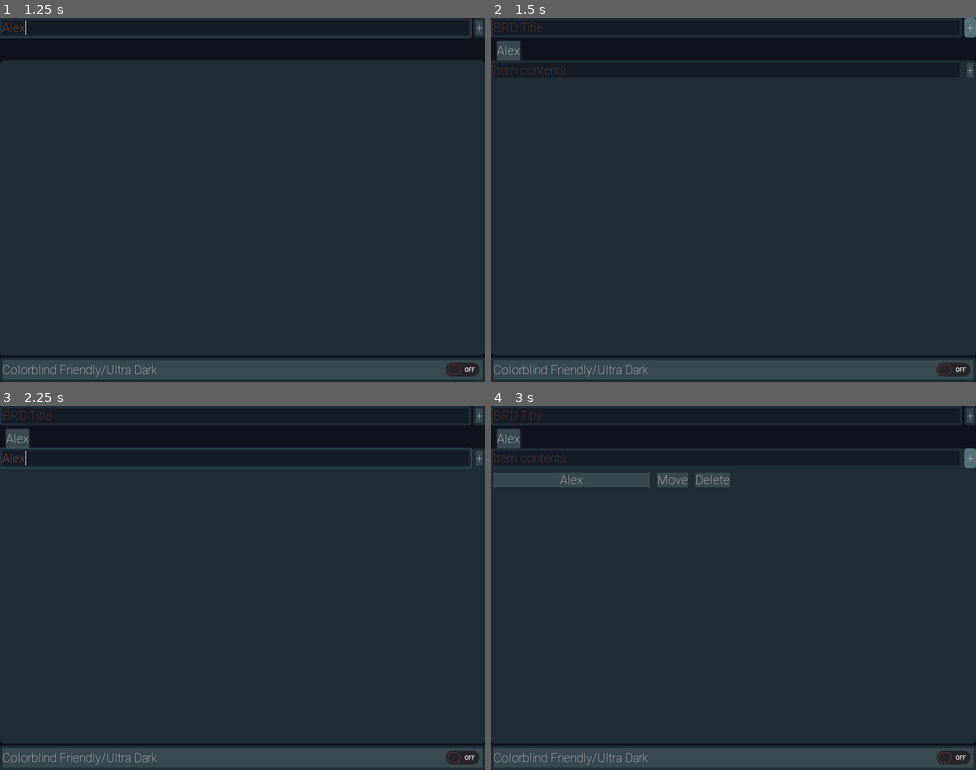
Above: before the commit, frames 1-4 (two rows, left to right).
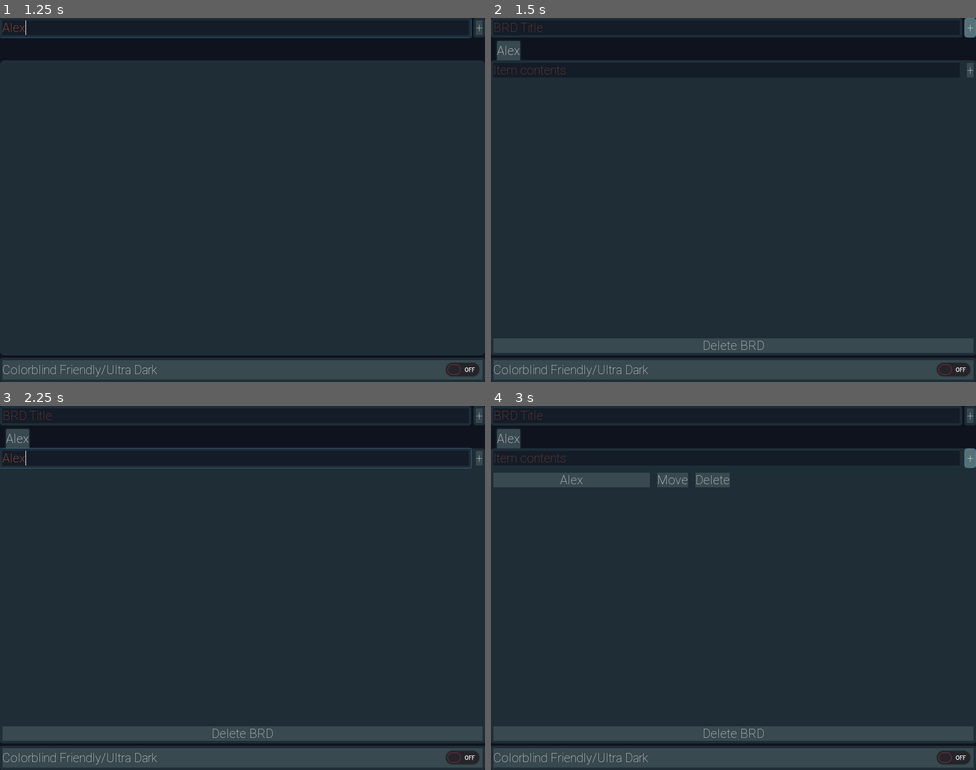
Above: after the commit, the same moments.

Repository: FunNoober/BRD-Sharp
Game: Godot game, scene res://assets/scenes/Main.tscn
The game is run twice, just before and just after one commit, with the same random seed, the same clock (stepped at 60 frames per second) and the same inputs.
Inputs (mouse positions are in pixels of both pictures, inside the frame that each line leads up to):
- Up to frame 1 (1.25 s): click (237, 28) at 0.52 s; type "Alex" at 0.6 s
- Up to frame 2 (1.5 s): click "+" at 1.25 s
- Up to frame 3 (2.25 s): click (237, 456) at 2.02 s; type "Alex" at 2.1 s
- Up to frame 4 (3 s): click "+" at 2.75 s

Frame 1 is identical in both runs. In frame 2, 4.0% of the frame differs, in the area x 0-100%, y 88-93%; in frame 3, 4.0%; in frame 4, 4.0%.

Commit message:
Added Ability to Delete BRDs

Diff:
--- a/assets/prefabs/NewBRD.tscn
+++ b/assets/prefabs/NewBRD.tscn
@@ -32,19 +32,19 @@
 [node name="Columns" type="HBoxContainer" parent="VBoxContainer"]
 margin_top = 28.0
 margin_right = 1024.0
-margin_bottom = 600.0
+margin_bottom = 576.0
 size_flags_horizontal = 3
 size_flags_vertical = 3
 
 [node name="ToDoColumnScrollContainer" type="ScrollContainer" parent="VBoxContainer/Columns"]
 margin_right = 510.0
-margin_bottom = 572.0
+margin_bottom = 548.0
 size_flags_horizontal = 3
 size_flags_vertical = 3
 
 [node name="ToDoColumn" type="VBoxContainer" parent="VBoxContainer/Columns/ToDoColumnScrollContainer"]
 margin_right = 510.0
-margin_bottom = 572.0
+margin_bottom = 548.0
 rect_pivot_offset = Vector2( -454, 111 )
 size_flags_horizontal = 3
 size_flags_vertical = 3
@@ -52,15 +52,31 @@
 [node name="DoneColumnScrollContainer" type="ScrollContainer" parent="VBoxContainer/Columns"]
 margin_left = 514.0
 margin_right = 1024.0
-margin_bottom = 572.0
+margin_bottom = 548.0
 size_flags_horizontal = 3
 size_flags_vertical = 3
 
 [node name="DoneColumn" type="VBoxContainer" parent="VBoxContainer/Columns/DoneColumnScrollContainer"]
 margin_right = 510.0
-margin_bottom = 572.0
+margin_bottom = 548.0
 rect_pivot_offset = Vector2( -454, 111 )
 size_flags_horizontal = 3
 size_flags_vertical = 3
 
+[node name="DeleteBRDButton" type="Button" parent="VBoxContainer"]
+margin_top = 580.0
+margin_right = 1024.0
+margin_bottom = 600.0
+text = "Delete BRD"
+
+[node name="ConfirmationDialog" type="ConfirmationDialog" parent="."]
+visible = true
+margin_left = 473.0
+margin_top = 199.0
+margin_right = 673.0
+margin_bottom = 269.0
+dialog_text = "Are you sure?"
+
 [connection signal="pressed" from="VBoxContainer/HBoxContainer/AddItemButton" to="." method="_on_AddItemButton_pressed"]
+[connection signal="pressed" from="VBoxContainer/DeleteBRDButton" to="." method="_on_DeleteBRDButton_pressed"]
+[connection signal="confirmed" from="ConfirmationDialog" to="." method="_on_ConfirmationDialog_confirmed"]
--- a/assets/scenes/Main.tscn
+++ b/assets/scenes/Main.tscn
@@ -18,26 +18,26 @@
 anchor_bottom = 1.0
 
 [node name="TopMainBar" type="HBoxContainer" parent="MainContainer"]
-margin_right = 800.0
+margin_right = 1024.0
 margin_bottom = 32.0
 
 [node name="NewBRDText" type="LineEdit" parent="MainContainer/TopMainBar"]
-margin_right = 777.0
+margin_right = 1001.0
 margin_bottom = 32.0
 size_flags_horizontal = 3
 size_flags_vertical = 3
 placeholder_text = "BRD Title"
 
 [node name="AddBRDButton" type="Button" parent="MainContainer/TopMainBar"]
-margin_left = 781.0
-margin_right = 800.0
+margin_left = 1005.0
+margin_right = 1024.0
 margin_bottom = 32.0
 size_flags_vertical = 3
 text = "+"
 
 [node name="BRDTabs" type="TabContainer" parent="MainContainer"]
 margin_top = 36.0
-margin_right = 800.0
+margin_right = 1024.0
 margin_bottom = 556.0
 size_flags_horizontal = 3
 size_flags_vertical = 3
@@ -46,7 +46,7 @@
 
 [node name="ColorBlindFriendlyButton" type="CheckButton" parent="MainContainer"]
 margin_top = 560.0
-margin_right = 800.0
+margin_right = 1024.0
 margin_bottom = 600.0
 text = "Colorblind Friendly/Ultra Dark"
 
--- a/scripts/Main.gd
+++ b/scripts/Main.gd
@@ -30,6 +30,7 @@
 	var b = BRD_PREFAB.instance()
 	b.set_name($MainContainer/TopMainBar/NewBRDText.text)
 	brd_name_array.append($MainContainer/TopMainBar/NewBRDText.text)
+	b.connect("delete_request", self, 'recieve_delete_request')
 	$MainContainer/BRDTabs.add_child(b)
 	$MainContainer/TopMainBar/NewBRDText.text = ''
 	save()
@@ -51,3 +52,9 @@
 
 func _on_ColorBlindFriendlyButton_pressed() -> void:
 	set_colorblind_theme()
+
+func recieve_delete_request(object, name):
+	print(name)
+	brd_name_array.erase(name)
+	save()
+	object.queue_free()
--- a/scripts/NewBRD.gd
+++ b/scripts/NewBRD.gd
@@ -15,6 +15,8 @@
 onready var todo_column = get_node("VBoxContainer/Columns/ToDoColumnScrollContainer/ToDoColumn")
 onready var done_column = get_node("VBoxContainer/Columns/DoneColumnScrollContainer/DoneColumn")
 var cur_index : int = 0
+
+signal delete_request(object, name)
 
 func _ready() -> void:
 	var d = Directory.new()
@@ -99,3 +101,13 @@
 	save()
 	object.queue_free()
 	pass
+
+
+func _on_DeleteBRDButton_pressed() -> void:
+	$ConfirmationDialog.popup()
+
+
+func _on_ConfirmationDialog_confirmed() -> void:
+	var dir = Directory.new()
+	dir.remove("user://" + self.name + ".brd")
+	emit_signal("delete_request", self, self.name)
